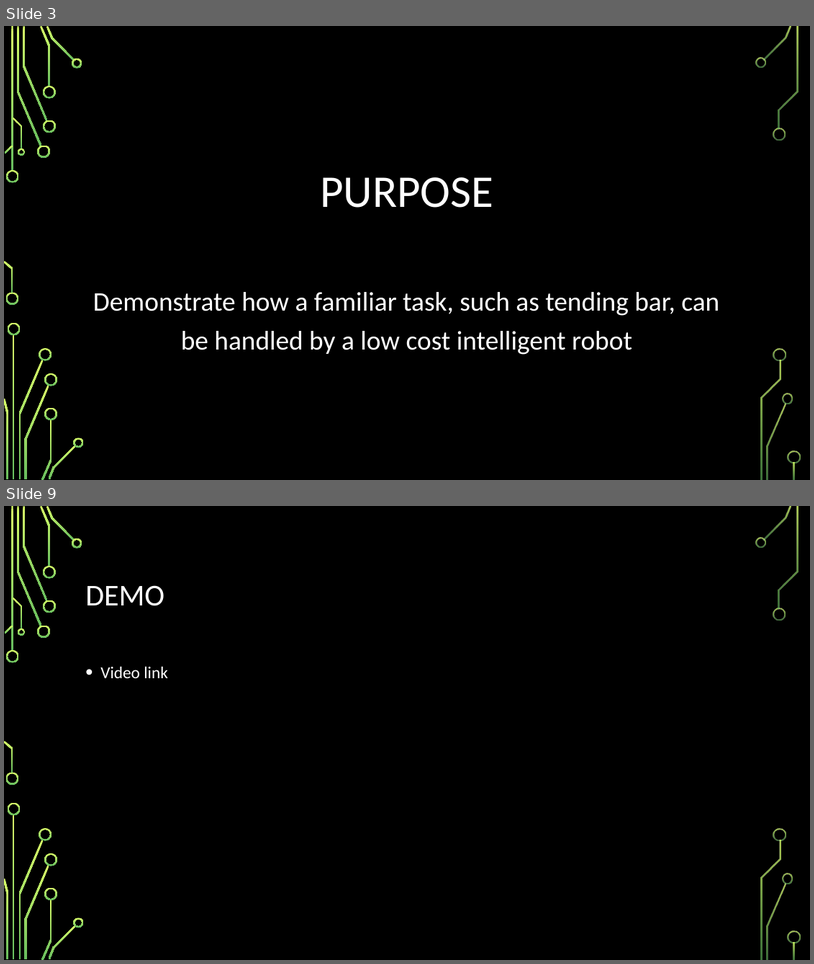
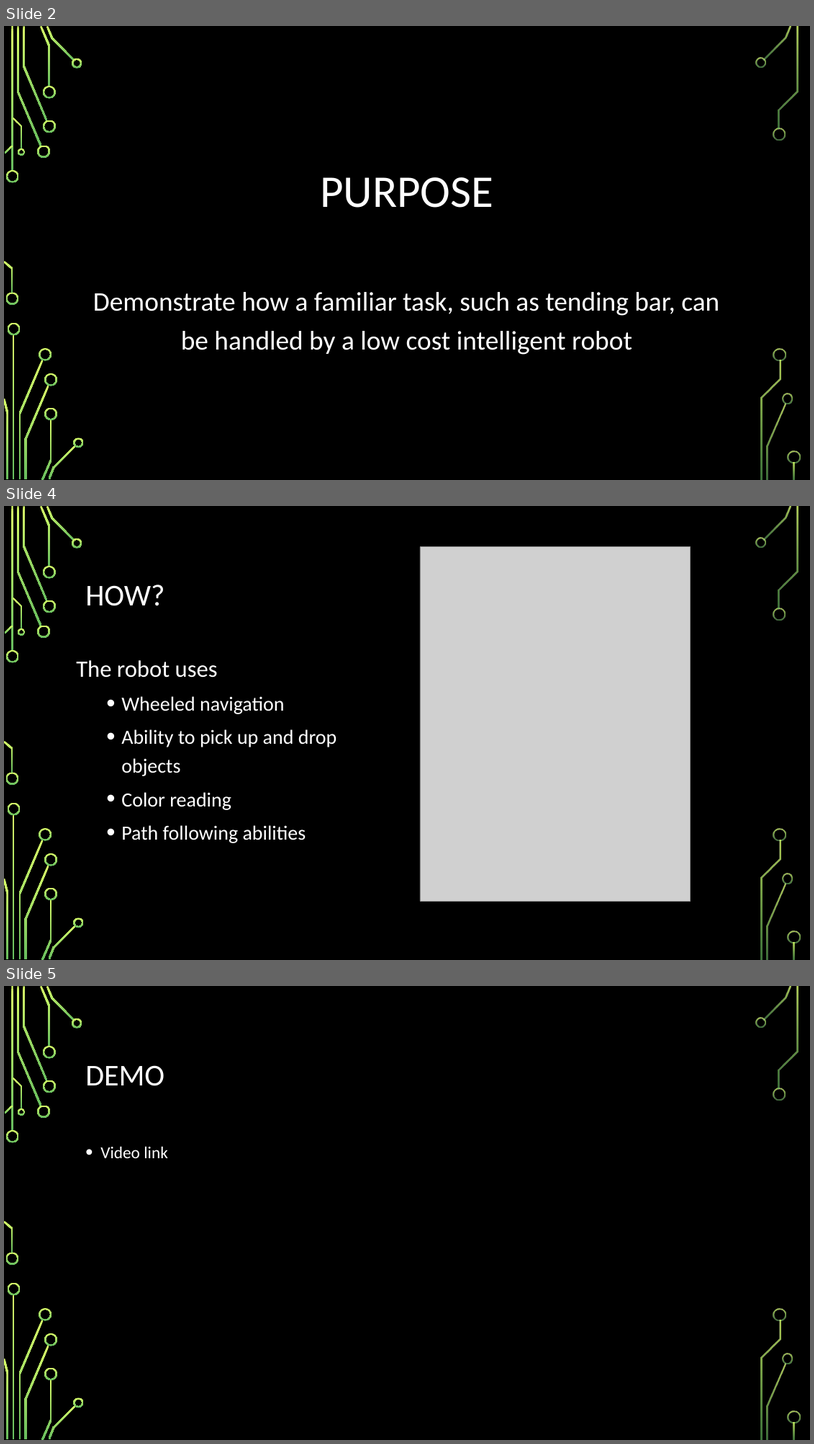
Before and after one commit to bwwagner/SP17-barbot, a slide deck: Presentation/conference-presentation.pptx. Shown one above the other, each under a label of ours: slides 3 and 9 before the commit, slides 2, 4 and 5 after it; the slides between them are not shown. The pictures are 814x964 and 814x1444 pixels, drawn with LibreOffice and Linux fonts; fonts in the diff are those of the drawing; grey boxes stand for pictures; background and template pictures are left out. Boxes give left, top, right and bottom in pixels: in the first picture for what was removed or moved away, otherwise in the second. Text is boxed around its words. In the diff, an @@ line names an element or a change of style, - is before the commit and + after.

```diff
--- a/Presentation/conference-presentation.pptx
+++ b/Presentation/conference-presentation.pptx
@@ slide 4 added at (x1=4, y1=506, x2=810, y2=960), background picture (left out); not listed: 36 template elements that a slide beside it also shows @@
@@ picture added at (x1=420, y1=547, x2=691, y2=901) @@
@@ title added at (x1=85, y1=584, x2=165, y2=606), 36 pt, text #FFFFFF @@
+HOW?
@@ text added at (x1=76, y1=660, x2=337, y2=843), 24 pt, text #FFFFFF @@
+The robot uses
+  • Wheeled navigation
+  • Ability to pick up and drop objects
+  • Color reading
+  • Path following abilities
@@ what was slide 3 is now slide 2 @@
@@ what was slide 9 is now slide 5 @@
```
Also in this commit, not shown: 3 slides changed, 2 other slides added, 4 slides removed.
